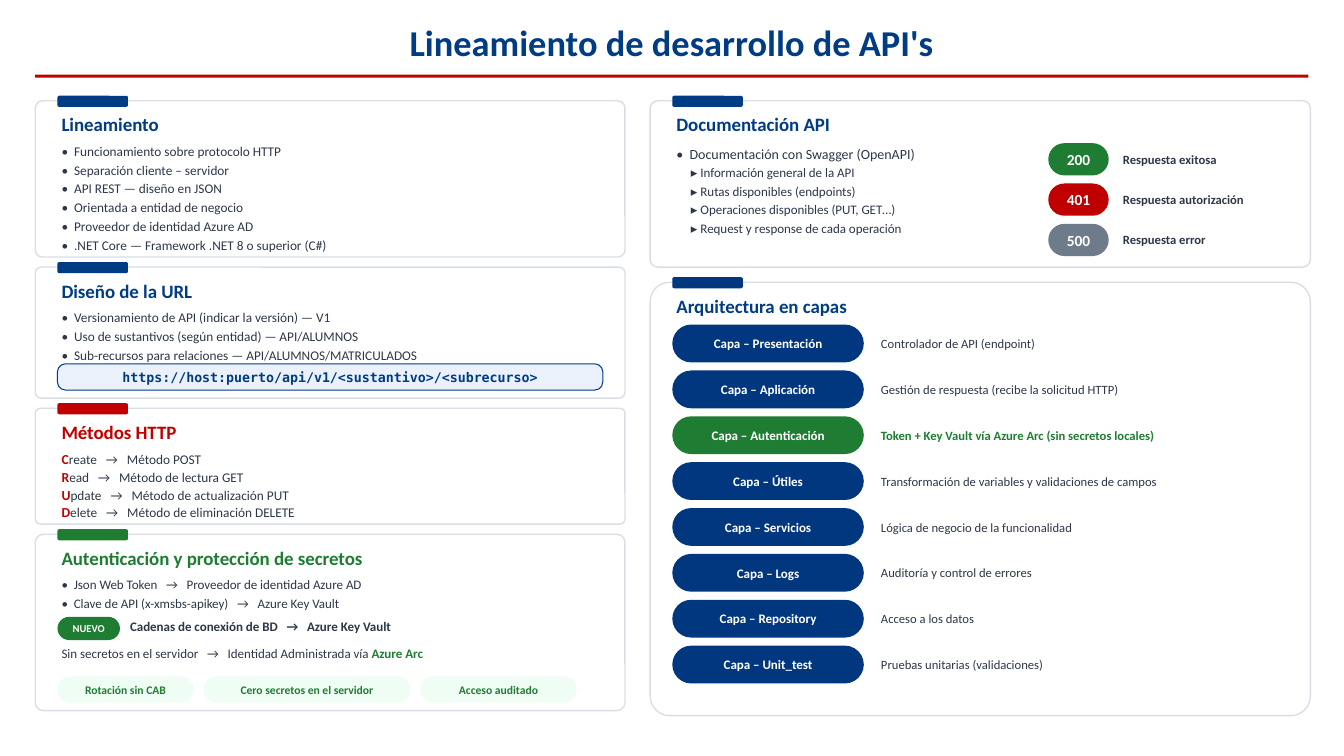
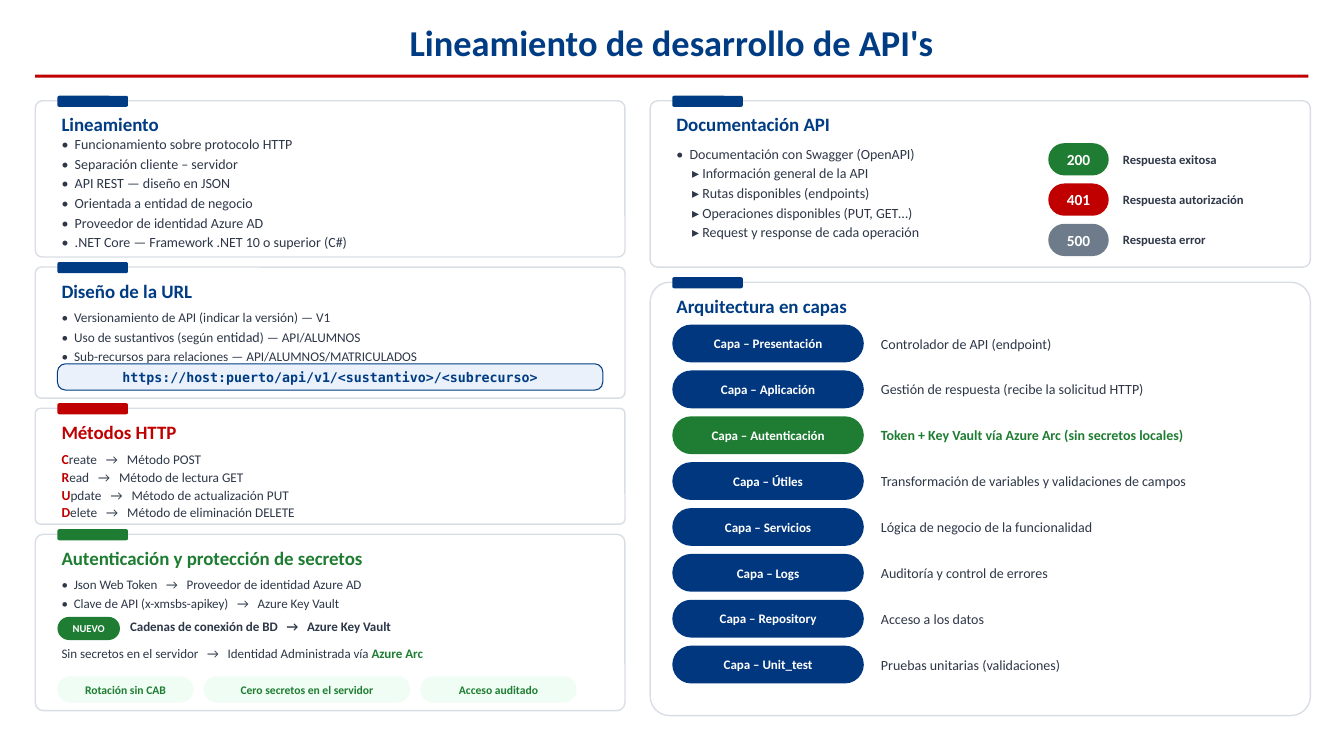
Before and after one commit to fernando-ia-chile/blueprint_api, a slide deck: slide 1 of docs/Lineamiento_desarrollo.pptx. Drawn at 1344x756 pixels with LibreOffice and Linux fonts; fonts in the diff are those of the drawing. Boxes give left, top, right and bottom in pixels: in the first picture for what was removed or moved away, otherwise in the second. Text is boxed around its words. In the diff, an @@ line names an element or a change of style, - is before the commit and + after.

```diff
--- a/docs/Lineamiento_desarrollo.pptx
+++ b/docs/Lineamiento_desarrollo.pptx
@@ text "• Funcionamiento sobre protocolo HTTP": place and size @@
-text "• Funcionamiento sobre protocolo HTTP" at (74, 146, 327, 252)
+text "• Funcionamiento sobre protocolo HTTP" at (75, 139, 347, 250)
@@ text at (75, 139, 293, 228): size 9.5 to 10 pt in "• Funcionamiento sobre protocolo HTTP", "• Separación cliente – servidor", "• API REST — diseño en JSON", "• Orientada a entidad de negocio" and 1 more places @@
@@ text at (702, 168, 919, 240): size 9.3 to 10 pt in "▸ Información general de la API", "▸ Rutas disponibles (endpoints)", "▸ Operaciones disponibles (PUT, GET…)", "▸ Request y response de cada operación" @@
@@ text at (75, 237, 347, 250): text changed; size 9.5 to 10 pt @@
-• .NET Core — Framework .NET 8 o superior (C#)
+• .NET Core — Framework .NET 10 o superior (C#)
@@ text at (74, 332, 361, 345): size 9.5 to 10 pt in "entidad)" @@
@@ size 9 to 10 pt in 8 elements at (881, 384, 1144, 397), (881, 568, 1048, 581), (881, 660, 1060, 672), (881, 339, 1052, 352), (881, 430, 1183, 443), (881, 476, 1186, 489), (881, 522, 1092, 535), (881, 614, 984, 624) @@
```
Also in this commit, not shown: 1 other slide changed, 16 other files.
